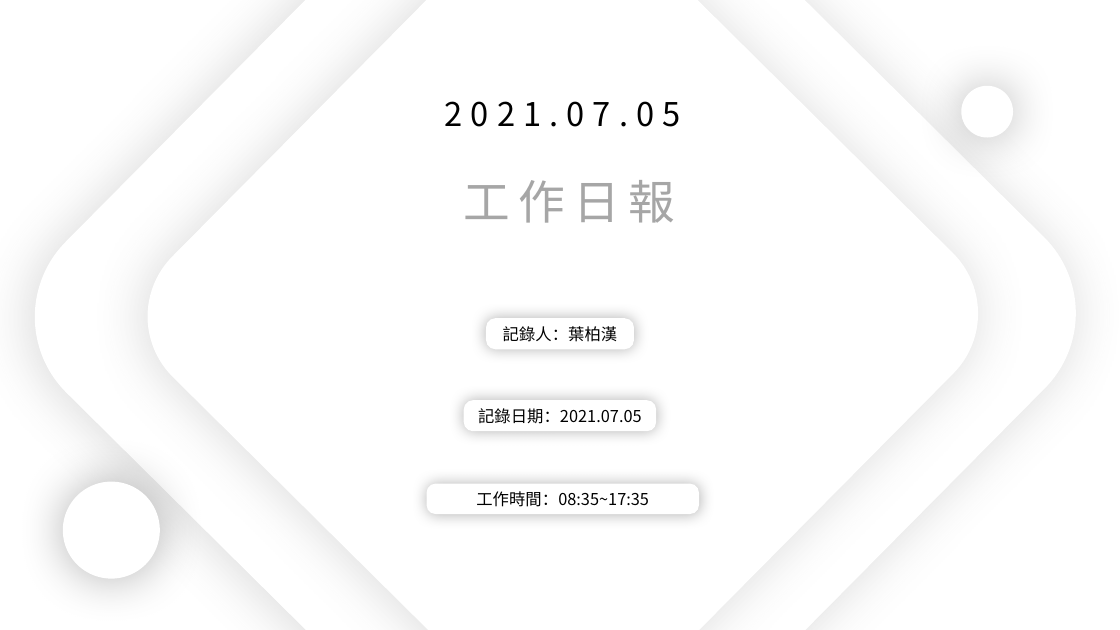
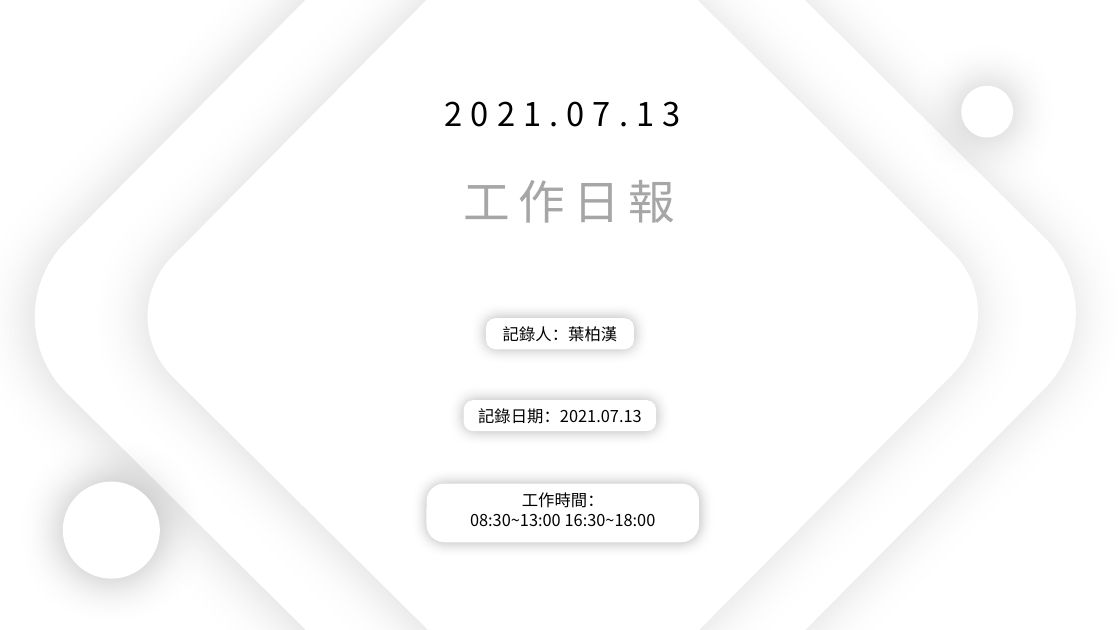
Before and after one commit to king637324/KnowledgeGreenhouseSystem, a slide deck: slide 1 of 工作日報_葉柏漢/2021.07.13工作日報_葉柏漢.pptx. Drawn at 1120x630 pixels with LibreOffice and Linux fonts; fonts in the diff are those of the drawing. Boxes give left, top, right and bottom in pixels: in the first picture for what was removed or moved away, otherwise in the second. Text is boxed around its words. In the diff, an @@ line names an element or a change of style, - is before the commit and + after.

```diff
--- a/工作日報_葉柏漢/2021.07.13工作日報_葉柏漢.pptx
+++ b/工作日報_葉柏漢/2021.07.13工作日報_葉柏漢.pptx
@@ text at (x1=445, y1=101, x2=681, y2=127): text changed @@
-2021.07.05
+2021.07.13
@@ text at (x1=478, y1=408, x2=642, y2=424): text changed @@
-記錄日期：2021.07.05
+記錄日期：2021.07.13
@@ rounded rectangle resized from (x1=427, y1=484, x2=699, y2=514) to (x1=427, y1=484, x2=699, y2=543) @@
@@ text at (x1=470, y1=492, x2=656, y2=527): text changed @@
-工作時間：08:35~17:35
+工作時間：
+08:30~13:00 16:30~18:00
```
Also in this commit, not shown: 3 other slides changed, 2 slides added, 6 slides removed, 6 other files.
